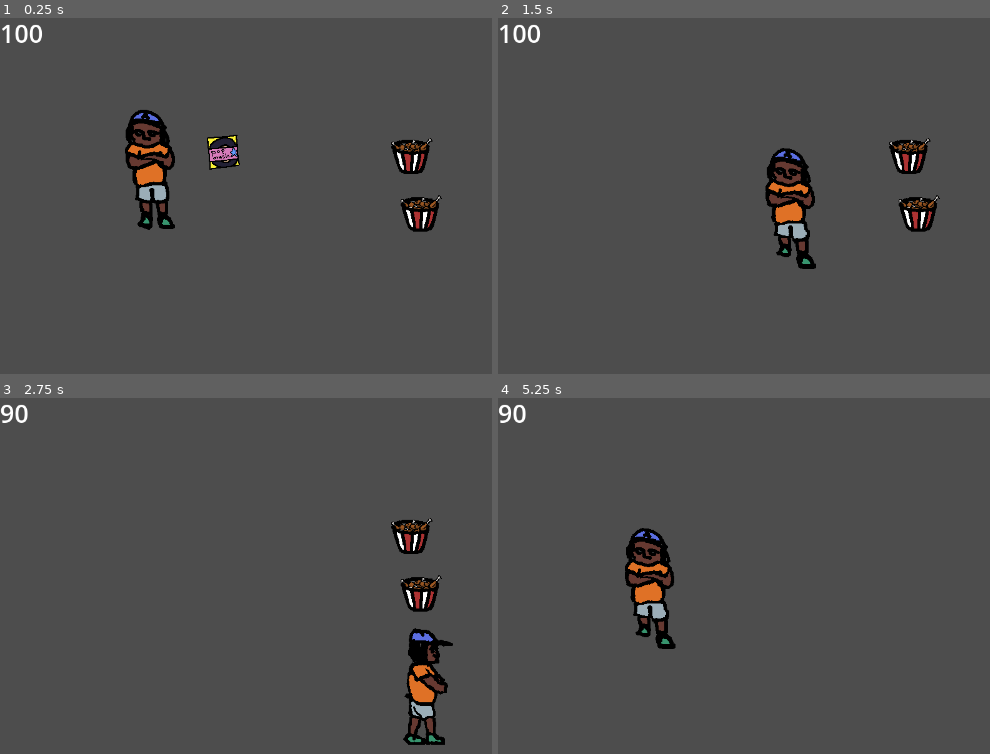
Above: before the commit, frames 1-4 (two rows, left to right).
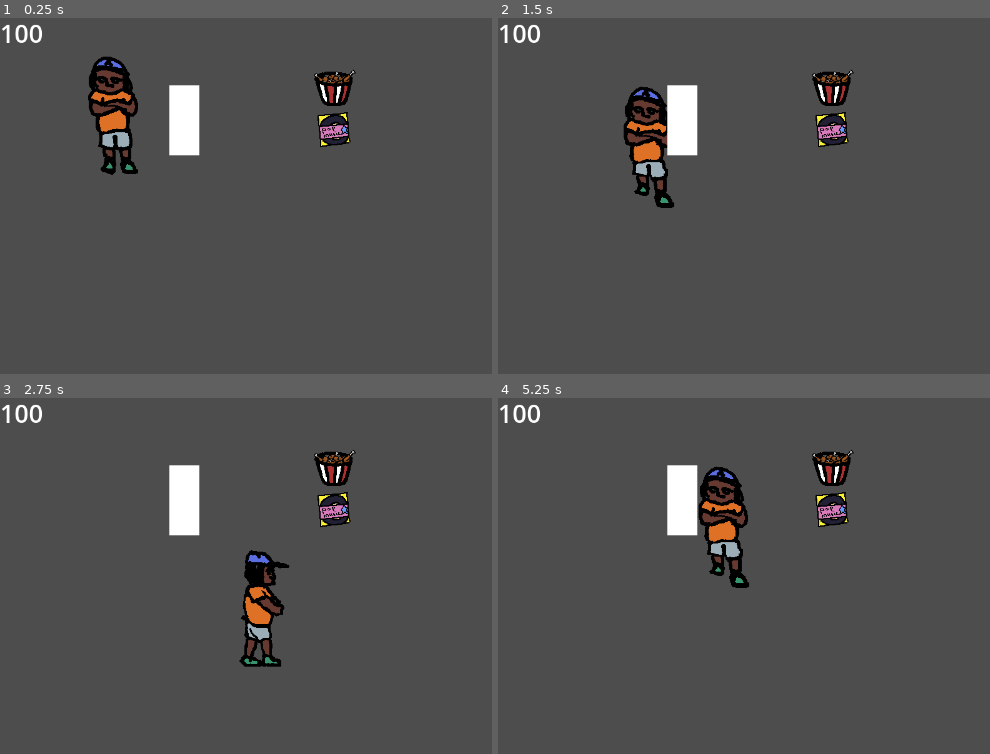
Above: after the commit, the same moments.

Repository: vadossso3/game
Game: Godot game, scene res://scenes/main.tscn
The game is run twice, just before and just after one commit, with the same random seed, the same clock (stepped at 60 frames per second) and the same inputs. Sound files missing from this copy of the repository are replaced by a short silence.
Inputs:
- Up to frame 1 (0.25 s): no input
- Up to frame 2 (1.5 s): tap Enter at 0.5 s; hold Right (move_right) 0.53-1.28 s; hold F (action, bound only after the commit) 0.53-1.28 s; hold Down (move_down) from 1.28 s (still down); tap F (action, bound only after the commit) at 1.35 s
- Up to frame 3 (2.75 s): release Down (move_down) at 2.03 s; hold Right (move_right) from 2.03 s (still down); hold F (action, bound only after the commit) from 2.03 s (still down)
- Up to frame 4 (5.25 s): release Right (move_right) at 2.78 s; release F (action, bound only after the commit) at 2.78 s; hold Up (move_up) 2.78-3.53 s; tap F (action, bound only after the commit) at 2.85, 4.35 s; hold F (action, bound only after the commit) 3.53-4.28 s; hold Left (move_left) 3.53-5.03 s; hold Down (move_down) from 5.03 s (still down); hold F (action, bound only after the commit) from 5.03 s (still down)

The runs differ from the first frame. In frame 1, 8.6% of the frame differs, in the area x 17-90%, y 10-61%; in frame 2, 8.2%; in frame 3, 7.7%; in frame 4, 7.3%.

Commit message:
added music center

Diff:
--- a/project.godot
+++ b/project.godot
@@ -47,6 +47,16 @@
 "events": [Object(InputEventKey,"resource_local_to_scene":false,"resource_name":"","device":0,"window_id":0,"alt_presse …(194 unchanged characters)…
 ]
 }
+action={
+"deadzone": 0.5,
+"events": [Object(InputEventKey,"resource_local_to_scene":false,"resource_name":"","device":0,"window_id":0,"alt_pressed":false,"shift_pressed":false,"ctrl_pressed":false,"meta_pressed":false,"pressed":false,"keycode":0,"physical_keycode":70,"key_label":0,"unicode":0,"location":0,"echo":false,"script":null)
+]
+}
+
+[layer_names]
+
+2d_physics/layer_1="props"
+2d_physics/layer_2="player"
 
 [rendering]
 
--- /dev/null
+++ b/scenes/environment/furniture/music_center.tscn
@@ -0,0 +1,31 @@
+[gd_scene load_steps=4 format=3 uid="uid://b1a10yw38ivna"]
+
+[ext_resource type="Script" path="res://scripts/environment/furniture/music_center.gd" id="1_ww4rr"]
+[ext_resource type="AudioStream" uid="uid://b5c5dfyy3ky4o" path="res://assets/music/song_1.mp3" id="2_artp3"]
+
+[sub_resource type="RectangleShape2D" id="RectangleShape2D_ckvrr"]
+size = Vector2(48, 112)
+
+[node name="MusicCenter" type="StaticBody2D" groups=["music_center"]]
+collision_mask = 0
+script = ExtResource("1_ww4rr")
+
+[node name="ColorRect" type="ColorRect" parent="."]
+anchors_preset = 8
+anchor_left = 0.5
+anchor_top = 0.5
+anchor_right = 0.5
+anchor_bottom = 0.5
+offset_left = -24.0
+offset_top = -24.0
+offset_right = 24.0
+offset_bottom = 88.0
+grow_horizontal = 2
+grow_vertical = 2
+
+[node name="CollisionShape2D" type="CollisionShape2D" parent="."]
+position = Vector2(0, 32)
+shape = SubResource("RectangleShape2D_ckvrr")
+
+[node name="AudioStreamPlayer2D" type="AudioStreamPlayer2D" parent="."]
+stream = ExtResource("2_artp3")
--- a/scenes/environment/potions/healthPotion.tscn
+++ b/scenes/environment/potions/healthPotion.tscn
@@ -2,9 +2,6 @@
 
 [ext_resource type="Texture2D" uid="uid://c74xawimjkuaq" path="res://assets/items.png" id="1_crmv3"]
 [ext_resource type="Script" path="res://scripts/potion/health_potion.gd" id="1_hvqwh"]
-
-[sub_resource type="RectangleShape2D" id="RectangleShape2D_a1lg2"]
-size = Vector2(48, 50)
 
 [sub_resource type="AtlasTexture" id="AtlasTexture_68l18"]
 atlas = ExtResource("1_crmv3")
@@ -21,14 +18,16 @@
 "speed": 5.0
 }]
 
+[sub_resource type="RectangleShape2D" id="RectangleShape2D_m8j15"]
+size = Vector2(48, 48)
+
 [node name="HealthPotion" type="Area2D" groups=["healthPotion"]]
+collision_mask = 2
+input_pickable = false
 script = ExtResource("1_hvqwh")
-
-[node name="CollisionShape2D" type="CollisionShape2D" parent="."]
-position = Vector2(1, 0)
-shape = SubResource("RectangleShape2D_a1lg2")
 
 [node name="AnimatedSprite2D" type="AnimatedSprite2D" parent="."]
 sprite_frames = SubResource("SpriteFrames_svuwf")
 
-[connection signal="area_entered" from="." to="." method="_on_area_entered"]
+[node name="CollisionShape2D" type="CollisionShape2D" parent="."]
+shape = SubResource("RectangleShape2D_m8j15")
--- a/scenes/environment/potions/posionPotion.tscn
+++ b/scenes/environment/potions/posionPotion.tscn
@@ -2,9 +2,6 @@
 
 [ext_resource type="Script" path="res://scripts/potion/posion_potion.gd" id="1_5mruy"]
 [ext_resource type="Texture2D" uid="uid://c74xawimjkuaq" path="res://assets/items.png" id="1_kutkh"]
-
-[sub_resource type="RectangleShape2D" id="RectangleShape2D_a1lg2"]
-size = Vector2(47, 44)
 
 [sub_resource type="AtlasTexture" id="AtlasTexture_4vog4"]
 atlas = ExtResource("1_kutkh")
@@ -21,13 +18,14 @@
 "speed": 5.0
 }]
 
+[sub_resource type="RectangleShape2D" id="RectangleShape2D_eacmd"]
+size = Vector2(48, 48)
+
 [node name="PosionPotion" type="Area2D" groups=["posionPotion"]]
+collision_mask = 2
+input_pickable = false
 script = ExtResource("1_5mruy")
 damage_per_second = 10
-
-[node name="CollisionShape2D" type="CollisionShape2D" parent="."]
-position = Vector2(0.5, 0)
-shape = SubResource("RectangleShape2D_a1lg2")
 
 [node name="AnimatedSprite2D" type="AnimatedSprite2D" parent="."]
 position = Vector2(-4, 1)
@@ -35,5 +33,7 @@
 
 [node name="DamageTimer" type="Timer" parent="."]
 
-[connection signal="area_entered" from="." to="." method="_on_area_entered"]
+[node name="CollisionShape2D" type="CollisionShape2D" parent="."]
+shape = SubResource("RectangleShape2D_eacmd")
+
 [connection signal="timeout" from="DamageTimer" to="." method="_on_damage_timer_timeout"]
--- a/scenes/main.tscn
+++ b/scenes/main.tscn
@@ -6,6 +6,7 @@
 [ext_resource type="Script" path="res://scripts/hud.gd" id="2_vsyra"]
 [ext_resource type="PackedScene" uid="uid://c2er2u8a3td4p" path="res://scenes/environment/potions/posionPotion.tscn" id="4_p5bvm"]
 [ext_resource type="PackedScene" uid="uid://ddsh7hv3ohbbc" path="res://scenes/ui/HUD.tscn" id="4_q5gyy"]
+[ext_resource type="PackedScene" uid="uid://b1a10yw38ivna" path="res://scenes/environment/furniture/music_center.tscn" id="7_ixo3f"]
 
 [sub_resource type="CanvasItemMaterial" id="CanvasItemMaterial_0ut3v"]
 
@@ -15,20 +16,18 @@
 [node name="HUD" parent="." instance=ExtResource("4_q5gyy")]
 script = ExtResource("2_vsyra")
 
+[node name="PosionPotion" parent="." instance=ExtResource("4_p5bvm")]
+position = Vector2(534, 182)
+
+[node name="HealthPotion" parent="." instance=ExtResource("2_1cuwt")]
+position = Vector2(533, 116)
+
 [node name="Player" parent="." instance=ExtResource("1_7qr8g")]
 material = SubResource("CanvasItemMaterial_0ut3v")
-position = Vector2(192, 203)
+position = Vector2(174, 151)
+platform_on_leave = 2
 
-[node name="Timer" type="Timer" parent="Player"]
+[node name="MusicCenter" parent="." instance=ExtResource("7_ixo3f")]
+position = Vector2(295, 135)
 
-[node name="HealthPotion" parent="." instance=ExtResource("2_1cuwt")]
-position = Vector2(656, 225)
-
-[node name="HealthPotion2" parent="." instance=ExtResource("2_1cuwt")]
-position = Vector2(671, 317)
-
-[node name="PosionPotion" parent="." instance=ExtResource("4_p5bvm")]
-position = Vector2(357, 218)
-
-[connection signal="area_entered" from="Player" to="Player" method="_on_area_entered"]
 [connection signal="health_changed" from="Player" to="HUD" method="_on_player_health_changed"]
--- a/scenes/player.tscn
+++ b/scenes/player.tscn
@@ -7,9 +7,6 @@
 [ext_resource type="Texture2D" uid="uid://5ujl75be82a6" path="res://assets/Sh_move up.png" id="5_13ahd"]
 [ext_resource type="Texture2D" uid="uid://cog6hj0auvqlv" path="res://assets/Sh_stand still.png" id="6_tny1q"]
 
-[sub_resource type="RectangleShape2D" id="RectangleShape2D_bcdjo"]
-size = Vector2(71, 191)
-
 [sub_resource type="AtlasTexture" id="AtlasTexture_xn1uk"]
 atlas = ExtResource("2_mtb6e")
 region = Rect2(0, 0, 256, 256)
@@ -220,15 +217,22 @@
 "speed": 4.0
 }]
 
-[node name="Player" type="Area2D"]
+[sub_resource type="RectangleShape2D" id="RectangleShape2D_qcc7w"]
+size = Vector2(72, 184)
+
+[node name="Player" type="CharacterBody2D"]
+collision_layer = 2
 script = ExtResource("1_h6h1p")
 
-[node name="CollisionShape2D" type="CollisionShape2D" parent="."]
-position = Vector2(49.5, 47.5)
-shape = SubResource("RectangleShape2D_bcdjo")
-metadata/_edit_group_ = true
-
 [node name="AnimatedSprite2D" type="AnimatedSprite2D" parent="."]
-position = Vector2(41, 36)
 sprite_frames = SubResource("SpriteFrames_j5jv7")
 animation = &"move left"
+
+[node name="CollisionShape2D" type="CollisionShape2D" parent="."]
+position = Vector2(4, 4)
+shape = SubResource("RectangleShape2D_qcc7w")
+
+[node name="RayCast2D" type="RayCast2D" parent="."]
+target_position = Vector2(64, 0)
+
+[connection signal="input_event" from="." to="." method="_on_input_event"]
--- /dev/null
+++ b/scripts/environment/furniture/music_center.gd
@@ -0,0 +1,17 @@
+extends StaticBody2D
+
+signal music_interacted(audio_player, is_playing)
+
+@onready var audio_player : AudioStreamPlayer2D = $AudioStreamPlayer2D
+
+var paused_position = 0.0
+var is_playing : bool = false
+
+func interact():
+	if is_playing:
+		paused_position = audio_player.get_playback_position()
+		audio_player.stop()
+		is_playing = false
+	else:
+		audio_player.play(paused_position)
+		is_playing = true
--- a/scripts/hud.gd
+++ b/scripts/hud.gd
@@ -5,10 +5,5 @@
 func _ready() -> void:
 	pass
 
-
-# Called every frame. 'delta' is the elapsed time since the previous frame.
-func _process(delta: float) -> void:
-	pass
-
 func _on_player_health_changed(health: int) -> void:
 	$Health.text = str(health)
--- a/scripts/main.gd
+++ b/scripts/main.gd
@@ -6,10 +6,6 @@
 func _ready() -> void:
 	_connectHealthPotions()
 	_connectPosionPotions()
-
-# Called every frame. 'delta' is the elapsed time since the previous frame.
-func _process(delta: float) -> void:
-	pass
 
 func _connectHealthPotions() -> void:
 	var healthPotions = get_tree().get_nodes_in_group("healthPotion")
--- a/scripts/player.gd
+++ b/scripts/player.gd
@@ -1,6 +1,6 @@
-extends Area2D
+extends CharacterBody2D
 
-const SPEED = 300.0
+const SPEED = 125.0
 @export var max_health = 100
 var health = 100
 
@@ -8,23 +8,35 @@
 
 @onready var animated_sprite = $AnimatedSprite2D
 
+var model_width: int
+var model_height: int
+var ray: RayCast2D
+
+
 func _ready() -> void:
 	emit_signal("health_changed", health)
 
-func _process(delta: float) -> void:
-	_movement_input(delta)
+	var size = $CollisionShape2D.shape.size
+	model_width = size[0]
+	model_height = size[1]
+	ray = $RayCast2D
+	ray.target_position = Vector2(model_width * 0.9, 0)
 
-func _movement_input(delta: float) -> void:
-	var velocity = Vector2.ZERO
+func _input(event: InputEvent) -> void:
+	if event.is_action_pressed("action") and ray.is_colliding():
+		activete_music_player()
 
-	if Input.is_action_pressed("move_right"):
-		velocity.x += 1
-	if Input.is_action_pressed("move_left"):
-		velocity.x -= 1
-	if Input.is_action_pressed("move_down"):
-		velocity.y += 1
-	if Input.is_action_pressed("move_up"):
-		velocity.y -= 1
+func activete_music_player():
+	if ray.get_collider().is_in_group("music_center"):
+			ray.get_collider().interact()
+
+func _physics_process(delta: float) -> void:
+	movement_input(delta)
+
+func movement_input(delta: float) -> void:
+	var input_direction = Input.get_vector("move_left", "move_right", "move_up", "move_down")
+	velocity = input_direction * SPEED
+
 	if Input.is_anything_pressed() == false:
 		animated_sprite.play("stay")
 
@@ -33,14 +45,19 @@
 
 	if velocity.x > 0:
 		animated_sprite.play("move right")
+		ray.target_position = Vector2(model_width * 0.9, 0)
 	elif velocity.x < 0:
 		animated_sprite.play("move left")
+		ray.target_position = Vector2(-model_width * 0.9, 0)
 	elif velocity.y < 0:
 		animated_sprite.play("move up")
+		ray.target_position = Vector2(0, -model_height * 0.6)
 	elif velocity.y > 0:
 		animated_sprite.play("move down")
+		ray.target_position = Vector2(0, +model_height * 0.6)
 
 	position += velocity * delta
+	move_and_slide()
 
 func _on_health_potion_pick_up(heal: Variant) -> void:
 	health = min(max_health, health + heal)
--- a/scripts/potion/health_potion.gd
+++ b/scripts/potion/health_potion.gd
@@ -4,7 +4,10 @@
 
 signal healPlayer(heal)
 
-func _on_area_entered(area: Area2D) -> void:
-	if area.name == "Player":
+func _ready():
+	body_entered.connect(_on_area_entered)
+
+func _on_area_entered(body) -> void:
+	if body is CharacterBody2D:
 		emit_signal("healPlayer", heal)
 		queue_free()
--- a/scripts/potion/posion_potion.gd
+++ b/scripts/potion/posion_potion.gd
@@ -10,18 +10,16 @@
 
 func _ready() -> void:
 	timer = $DamageTimer
+	body_entered.connect(_on_area_entered)
 
 func start_poison():
+	hide()
 	timer.start()
 	elapsed_time = 0.0
 
-func _on_area_entered(area: Area2D) -> void:
-	if area.name == "Player":
+func _on_area_entered(body) -> void:
+	if body is CharacterBody2D:
 		start_poison()
-
-		#hide poison potion from player
-		$CollisionShape2D.disabled = true
-		hide()
 
 func _on_damage_timer_timeout() -> void:
 	emit_signal("posionPlayer", damage_per_second)
Not shown, added: assets/music/song_1.mp3.import
Not shown: 1 places in scenes/main.tscn that only renumber resources
Not shown, added: assets/music/song_1.mp3
